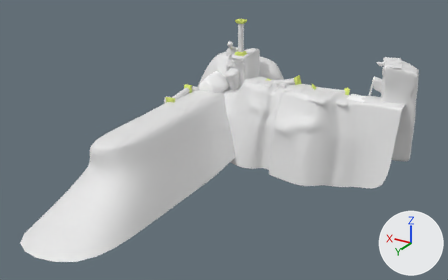
The Blender file CiaolinMonk/Assets/3DAssets/Szene 01.blend: old version first, new version second.
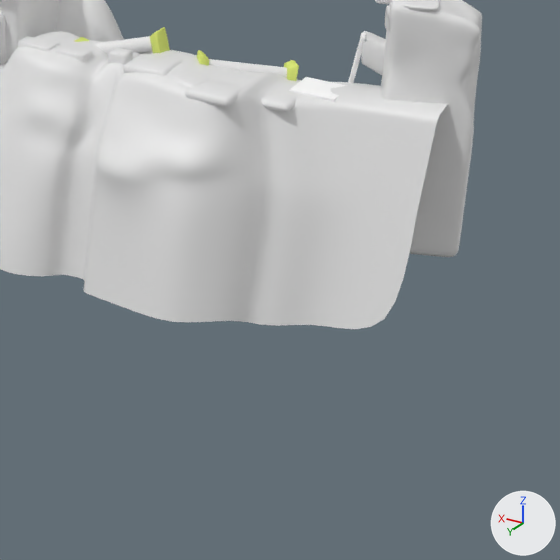
Old and new are each drawn whole from a camera (50 mm lens) standing at (-19.79, 25.96, 12.41) and looking at (-3.62, -0.99, -1.07) and again close up on the part from 53% to 100% of the width and 23% to 98% of the height. Every picture has the same lights, and +X, +Y and +Z are marked at lower right.

The scene before the commit, as lines of its bpy script (objects in view):
```python
me_cube = bpy.data.meshes.new('Cube')
me_cube.from_pydata(...)  # 409 vertices, 404 faces; spans x -1.16..1.33, y -1.85..0.65, z -2.89..2.85
me_cube.polygons.foreach_set('use_smooth', [True] * 404)
me_cube_001 = bpy.data.meshes.new('Cube.001')
me_cube_001.from_pydata(...)  # 16 vertices, 12 faces; spans x -6.18..1.0, y -1.23..1.23, z -1.26..1.03
me_cube_001.polygons.foreach_set('use_smooth', [True] * 12)
me_plane_001 = bpy.data.meshes.new('Plane.001')
me_plane_001.from_pydata(...)  # 242 vertices, 210 faces; spans x -8.5..2.18, y -5.5..0.53, z -4.25..1.09
me_plane_001.polygons.foreach_set('use_smooth', [True] * 210)
# before: 38 (-8.5, -2.93, 0.55), 39 (-8.43, -2.34, -1.65), 59 (-8.43, -1.7, -4.25), 79 (-8.5, -4.35, 0.55), 99 (-8.5, -4.79, 0.25)
# before: 145 (-8.5, -2.87, 0.33), 227 (-8.45, -2.45, -1.25), 228 (-8.46, -2.55, -0.86), 229 (-8.47, -2.66, -0.46), 230 (-8.48, -2.76, -0.07)
ob_cube_001 = bpy.data.objects.new('Cube.001', me_cube)
ob_cube_001.location = (-11.07, -7.64, -0.16)
_m = ob_cube_001.modifiers.new('Subsurf', 'SUBSURF')
ob_cube_002 = bpy.data.objects.new('Cube.002', me_cube_001)
ob_cube_002.location = (-2.58, -5.7, 0.69)
ob_cube_002.scale = (0.234, 0.234, 0.234)
_m = ob_cube_002.modifiers.new('Bevel', 'BEVEL')
_m.segments = 2
_m.limit_method = 'NONE'
_m.spread = 0.0
ob_plane_001 = bpy.data.objects.new('Plane.001', me_plane_001)
ob_plane_001.location = (-3.14, -3.79, 0.0)
_m = ob_plane_001.modifiers.new('Subsurf', 'SUBSURF')
# also in view: 'Cube.010' at (-1.49, -7.35, 0.7); 'Cube.013' at (-7.28, -6.99, 0.64); 'Cube.005' at (-6.96, -5.63, 0.64); 'Cube__10_' at (-8.93, -7.07, 0.01); 'Plane' at (-0.43, -1.34, -1.76)
```
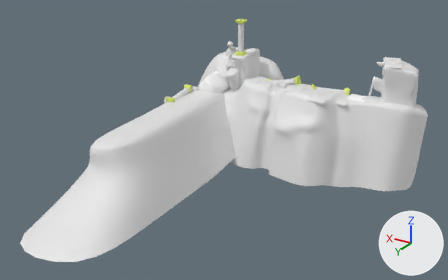
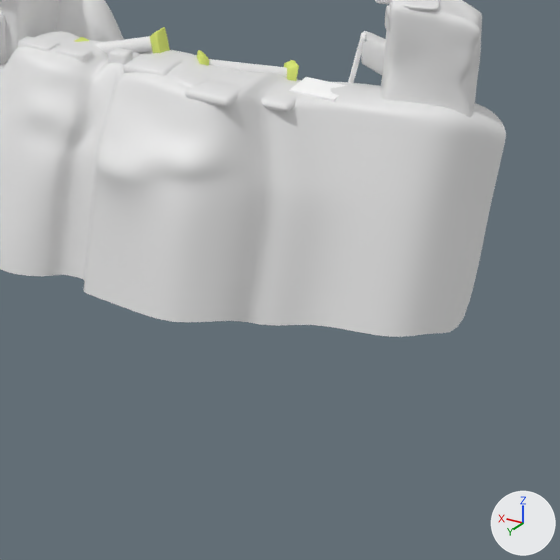
Where the change shows, as pixel boxes [x1, y1, x2, y2] in the close-ups (560 x 560 px):
'Plane.001', reshaped
    before: [0, 31, 448, 329]
    after: [0, 31, 506, 337]
part 1 of me_plane_001, added
    after: [388, 103, 506, 337]

The change in detail:
me_plane_001 has 242 vertices, 210 faces and spans x -8.5..2.18, y -5.5..0.53, z -4.25..1.09.
me_plane_001 is used by ob_plane_001; location (-3.14, -3.79, 0.0).
Verts and faces of me_plane_001; kept vertices keep their numbers, new ones are numbered from 242.
Part 1, on me_plane_001:
New vertices 242, 243, 244 stand at vertices 39, 59, 228, in that order, plus (-0.61, -0.99, 0.0).
New vertices 245, 246, 247 stand at vertices 145, 227, 229, in that order, plus (-0.61, -0.98, 0.0).
New vertices 248, 249, 250 stand at vertices 245, 246, 247, in that order, plus (-0.47, -0.79, -0.43).
New vertices 251, 252, 253 stand at vertices 248, 249, 250, in that order, plus (0.01, 0.11, -0.39).
New vertex 254 is at (-9.1, -3.75, -0.07).
New vertex 255 is at (-8.97, -5.14, 0.13).
New vertex 256 is at (-9.52, -3.47, -4.67).
New faces: (228, 244, 247, 229), (39, 242, 246, 227), (229, 247, 254, 230), (39, 59, 243, 242), (227, 246, 244, 228), (145, 230, 254, 245).
New faces: (38, 145, 245, 79), (247, 250, 251, 254), (244, 246, 249, 253), (245, 254, 251, 248), (244, 253, 250, 247), (79, 245, 248, 255).
New faces: (242, 252, 249, 246), (242, 243, 256, 252), (79, 255, 99).
